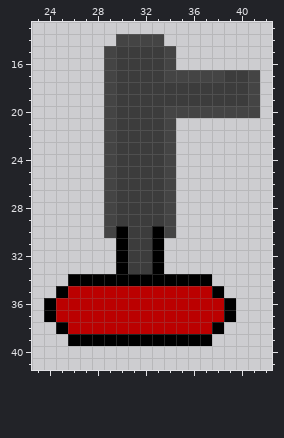
Pixel-art file, stored at AsepriteAssets/Pressure Pump 6.aseprite. That is the earlier state.
64x64 pixels, 1 frame. Colours within 5 levels of each other are drawn and written as one. Shown: x 23..42, y 13..41.
And afterwards:
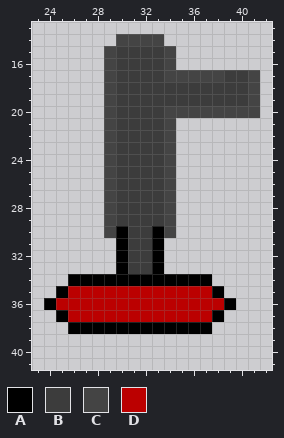
Palette (. is transparent): A #000000  B #3c3c3c  C #444444  D #bb0000
Diff:
@@ x 23..42 @@
 36 .ADDDDDDDDDDDDDDA...
-37 .ADDDDDDDDDDDDDDA...
-38 ..ADDDDDDDDDDDDA....
-39 ...AAAAAAAAAAAA.....
+37 ..ADDDDDDDDDDDDA....
+38 ...AAAAAAAAAAAA.....
+39 ....................
 40 ....................
